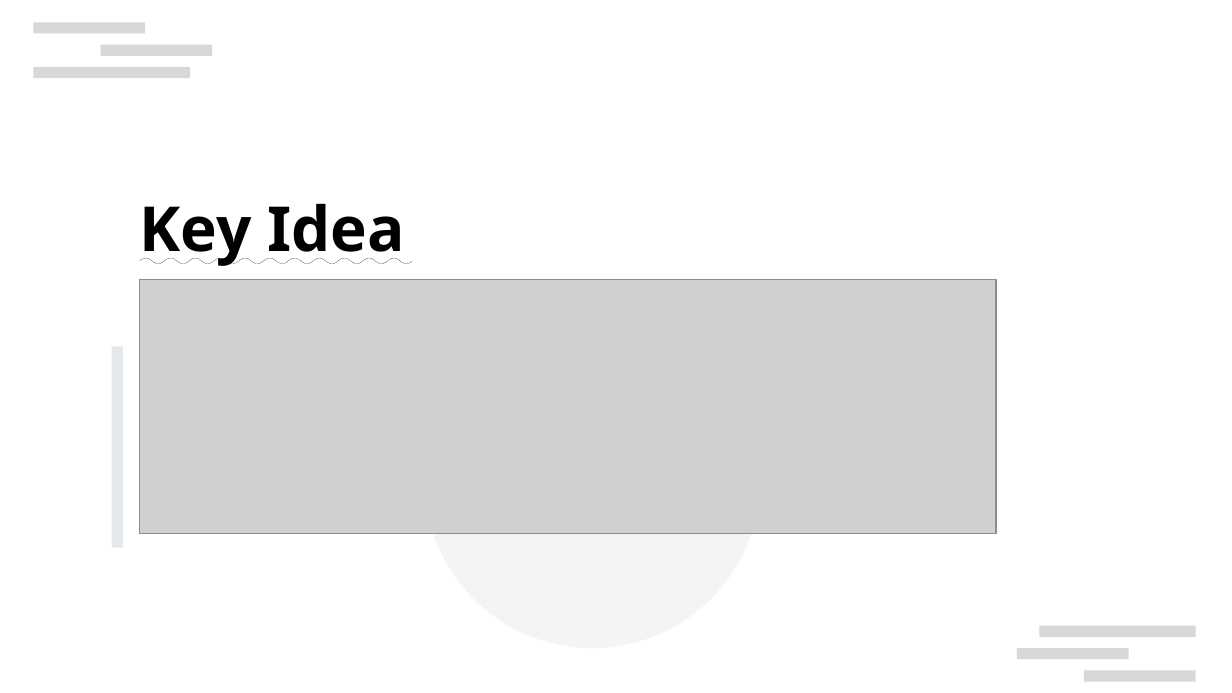
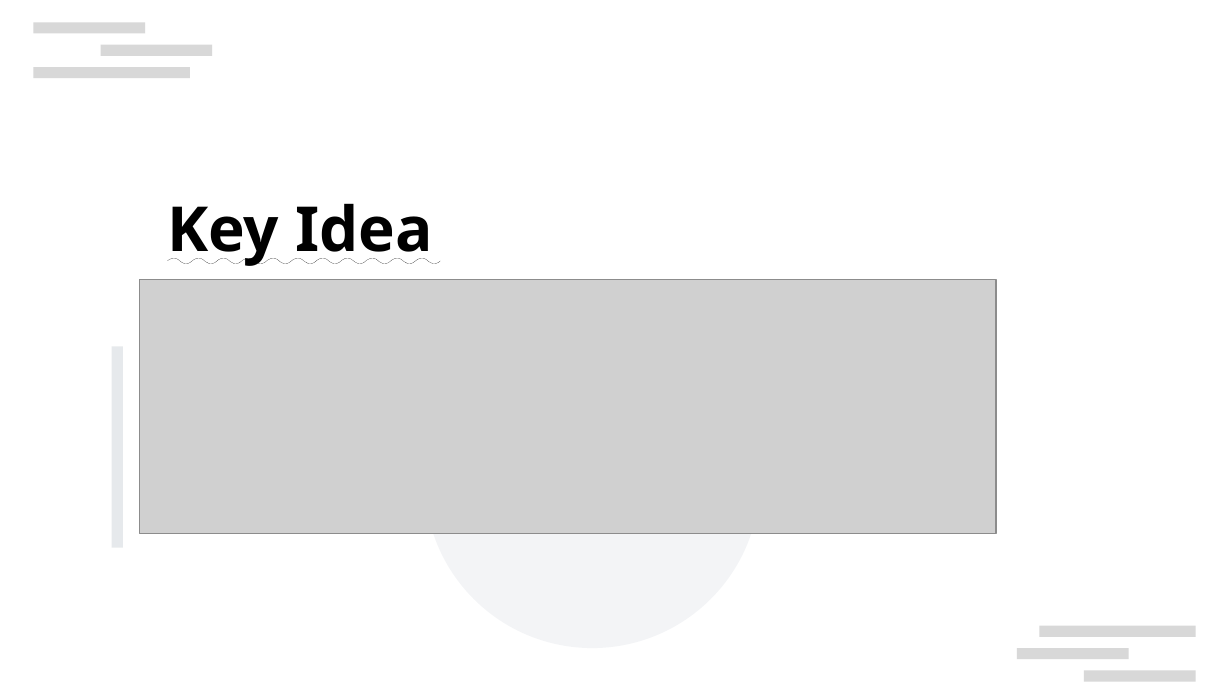
Before and after one commit to TheMody/No-learning-rates-needed-Introducing-SALSA-Stable-Armijo-Line-Search-Adaptation, a slide deck: slide 4 of Presentation/Slides.odp (slide 3 before the commit). Drawn at 1232x693 pixels with LibreOffice and Linux fonts; fonts in the diff are those of the drawing; grey boxes stand for pictures; background and template pictures are left out. Boxes give left, top, right and bottom in pixels: in the first picture for what was removed or moved away, otherwise in the second. Text is boxed around its words. In the diff, an @@ line names an element or a change of style, - is before the commit and + after.

```diff
--- a/Presentation/Slides.odp
+++ b/Presentation/Slides.odp
@@ text "Key Idea" moved from (x1=139, y1=203, x2=405, y2=266) to (x1=167, y1=203, x2=433, y2=266) @@
```
Also in this commit, not shown: 4 other slides changed, 1 slide added, 3 other files.
